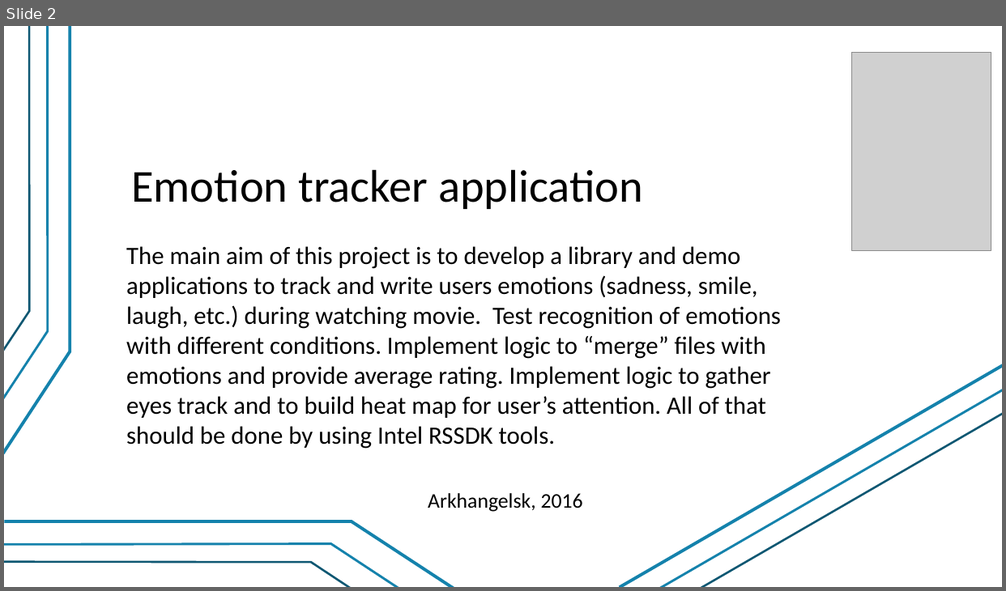
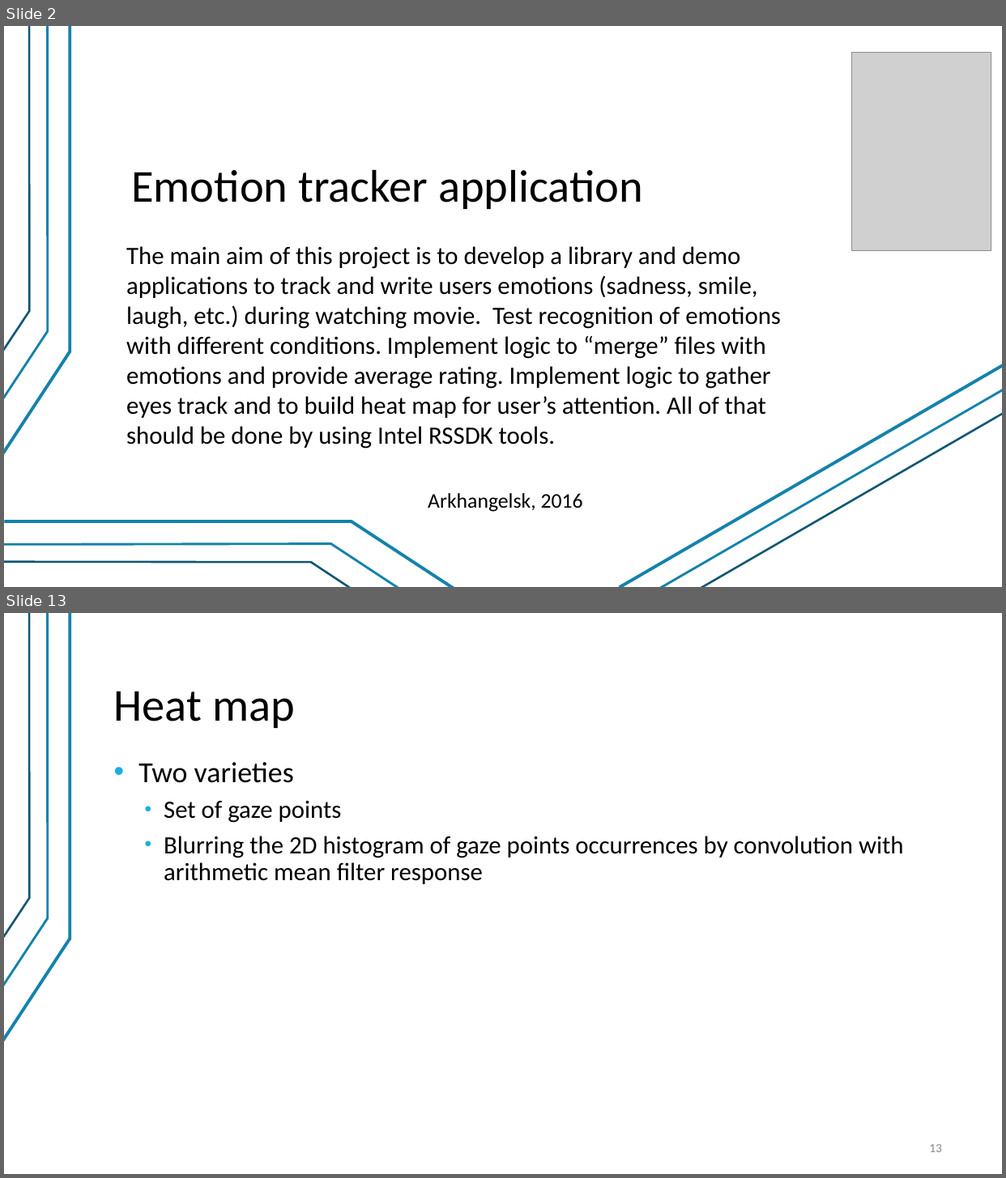
Before and after one commit to valber-8/emotracker, a slide deck: EmotionsTracker.pptx. Shown one above the other, each under a label of ours: slide 2 before the commit, slides 2 and 13 after it; the slides between them are not shown. The pictures are 1006x591 and 1006x1178 pixels, drawn with LibreOffice and Linux fonts; fonts in the diff are those of the drawing; grey boxes stand for pictures. Boxes give left, top, right and bottom in pixels: in the first picture for what was removed or moved away, otherwise in the second. Text is boxed around its words. In the diff, an @@ line names an element or a change of style, - is before the commit and + after.

```diff
--- a/EmotionsTracker.pptx
+++ b/EmotionsTracker.pptx
@@ slide 13 added at (4,613,1002,1174), background #FFFFFF; not listed: 3 template elements that a slide beside it also shows @@
@@ title added at (114,691,295,728), 44 pt, text #000000 @@
+Heat map
@@ text added at (138,762,904,884), 24 pt, text #000000 @@
+• Two varieties
+  • Set of gaze points
+  • Blurring the 2D histogram of gaze points occurrences by convolution with arithmetic mean filter response
@@ page number added at (929,1144,942,1152), 12 pt, text #8C8C8C @@
+13
```
Also in this commit, not shown: 13 other slides added, 1 slide removed, 23 other files.
